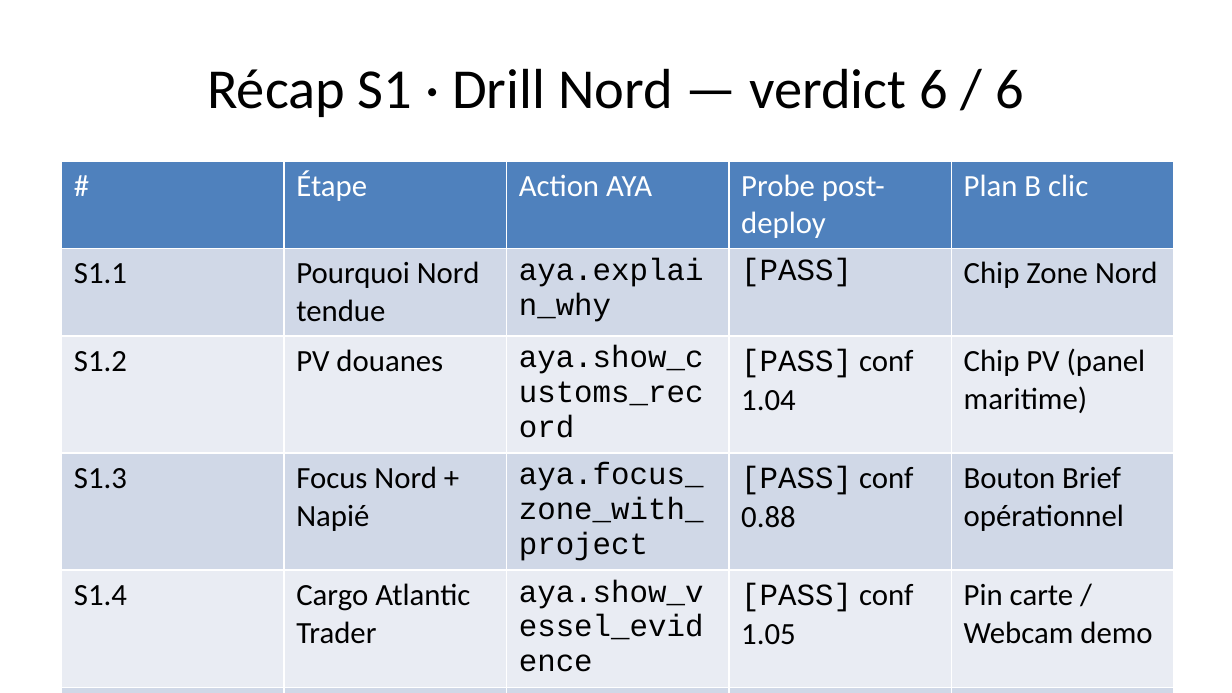
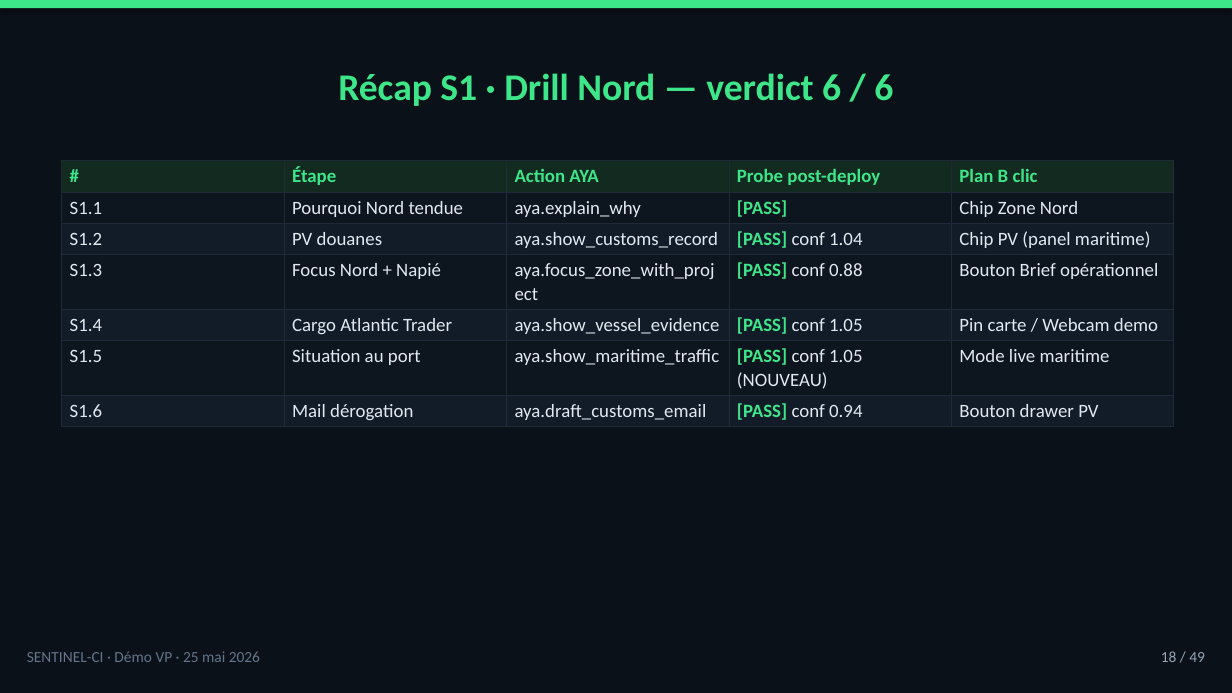
Before and after one commit to tishacian/hyusai, a slide deck: slide 18 of docs/sentinel-ci-demo-deck-2026-05-25.pptx. Drawn at 1232x693 pixels with LibreOffice and Linux fonts; fonts in the diff are those of the drawing. Boxes give left, top, right and bottom in pixels: in the first picture for what was removed or moved away, otherwise in the second. Text is boxed around its words. In the diff, an @@ line names an element or a change of style, - is before the commit and + after.

```diff
--- a/docs/sentinel-ci-demo-deck-2026-05-25.pptx
+++ b/docs/sentinel-ci-demo-deck-2026-05-25.pptx
@@ background #FFFFFF to #0A1118 @@
@@ rectangle added at <box>0,0,1232,9</box>, fill #3EE68A @@
@@ title "Récap S1 · Drill Nord ..." at <box>338,73,893,106</box>: size 33 to 22 pt, text colour #000000 to #3EE68A, bold on @@
@@ table at <box>62,161,1177,618</box> @@
@@ fill #4F81BD to #122A1F in row 1 @@
@@ fill #D0D8E8 to #0D151E in 15 cells @@
@@ fill #E9EDF4 to #121C28 in 15 cells @@
@@ size 18 to 11 pt @@
@@ text colour #FFFFFF to #3EE68A in "#", "Étape", "Action AYA", "Probe post-deploy" and 1 more places @@
@@ bold on in "#", "Étape", "Action AYA", "Probe post-deploy" and 7 more places @@
@@ text colour #000000 to #E2E8F0 in "S1.1", "Pourquoi Nord tendue", "aya.explain_why", "Chip Zone Nord" and 25 more places @@
@@ font Courier New to Calibri in "aya.explain_why", "[PASS]", "aya.show_customs_record", "[PASS]" and 8 more places @@
@@ text colour #000000 to #3EE68A in "[PASS]", "[PASS]", "[PASS]", "[PASS]" and 2 more places @@
@@ borders changed @@
@@ text added at <box>27,651,260,662</box>, 9 pt, text #64748B @@
+SENTINEL-CI · Démo VP · 25 mai 2026
@@ text added at <box>1161,651,1205,662</box>, 9 pt, text #94A3B8 @@
+18 / 49
```
Also in this commit, not shown: 47 other slides changed, 1 slide added, 1 slide removed, 20 other files.
